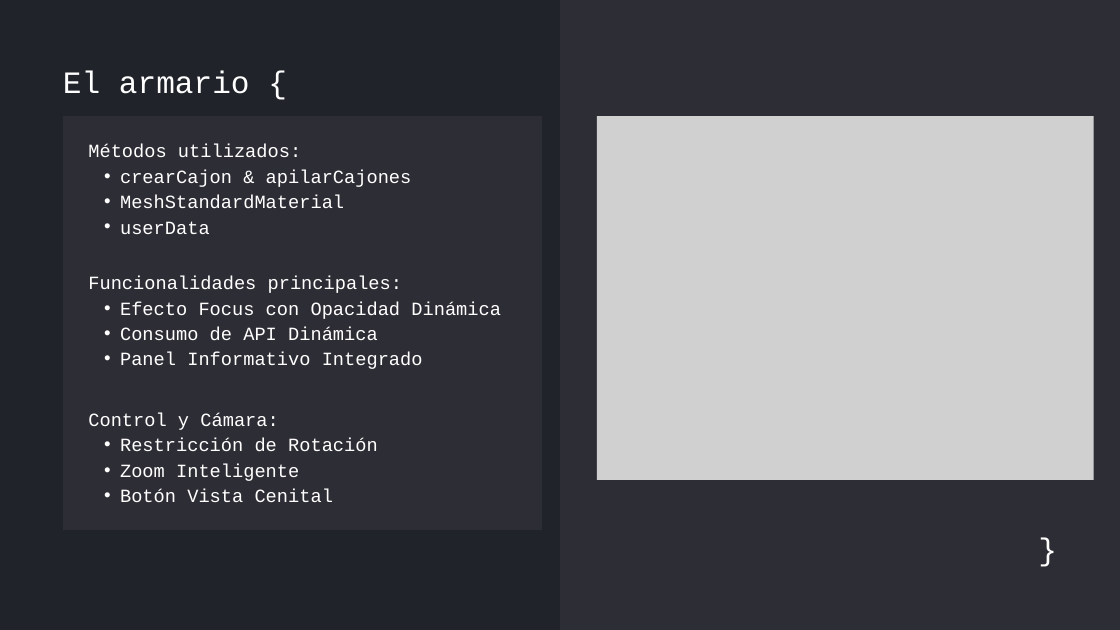
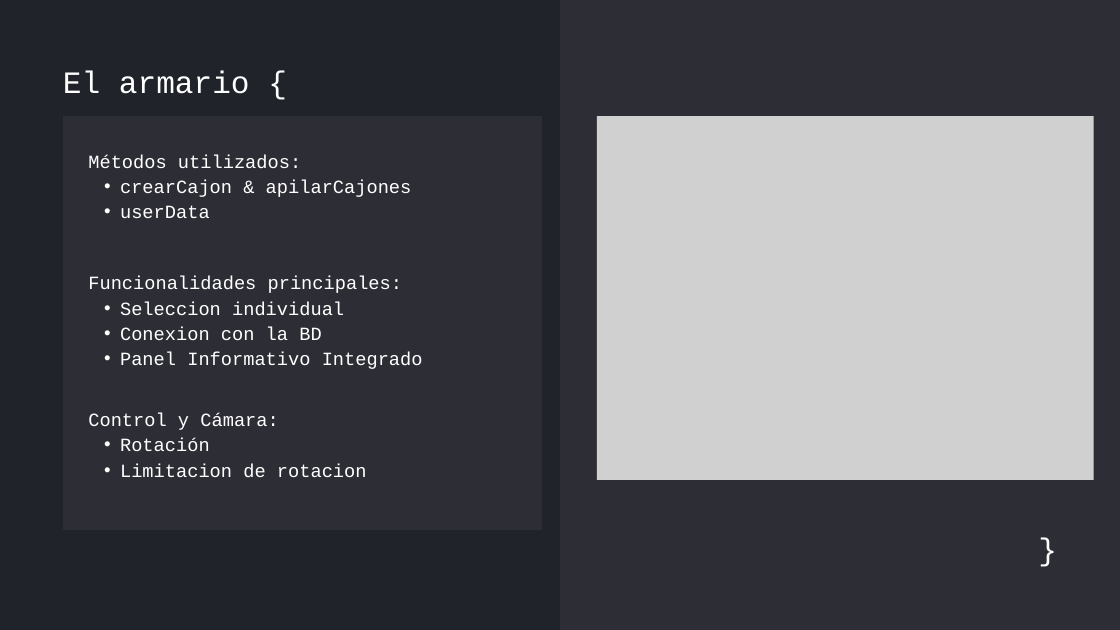
Before and after one commit to Dalonso1997/ProyectoRetoFinalEquipo4, a slide deck: slide 20 of Documentaciones/RETO EQUIPO 4.pptx. Drawn at 1120x630 pixels with LibreOffice and Linux fonts; fonts in the diff are those of the drawing; grey boxes stand for pictures. Boxes give left, top, right and bottom in pixels: in the first picture for what was removed or moved away, otherwise in the second. Text is boxed around its words. In the diff, an @@ line names an element or a change of style, - is before the commit and + after.

```diff
--- a/Documentaciones/RETO EQUIPO 4.pptx
+++ b/Documentaciones/RETO EQUIPO 4.pptx
@@ text "Métodos utilizados:": place and size @@
-text "Métodos utilizados:" at [88,144,412,234]
+text "Métodos utilizados:" at [88,154,412,218]
@@ text at [120,195,344,209]: paragraph removed @@
-  • MeshStandardMaterial
@@ text at [120,302,344,340]: text changed @@
-  • Efecto Focus con Opacidad Dinámica
-  • Consumo de API Dinámica
+  • Seleccion individual
+  • Conexion con la BD
@@ text at [120,438,367,477]: text changed @@
-  • Restricción de Rotación
-  • Zoom Inteligente
-  • Botón Vista Cenital
+  • Rotación
+  • Limitacion de rotacion
```
Also in this commit, not shown: 1 other slide changed.
